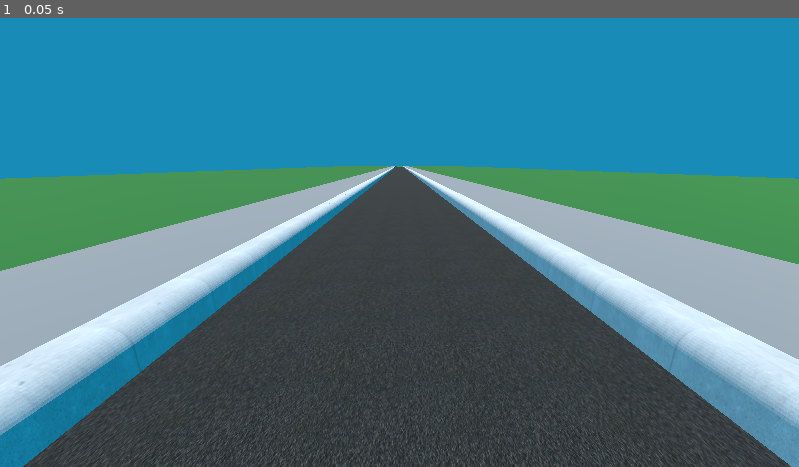
Above: before the commit, frame 1.
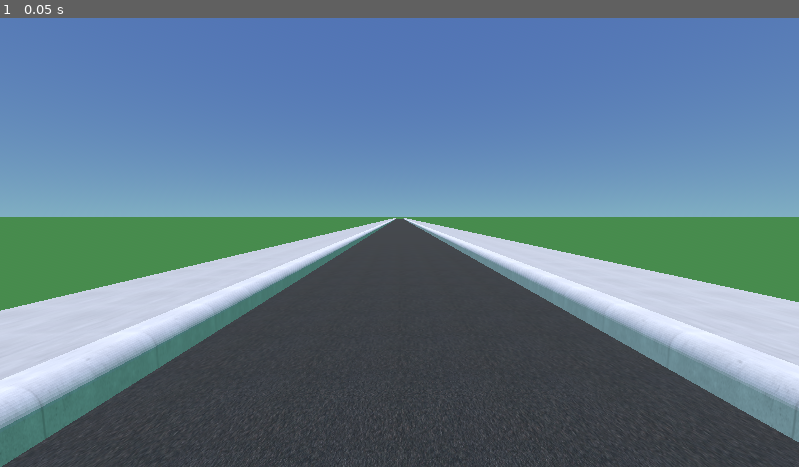
Above: after the commit, the same moment.

Repository: kierandrewett/8.2-driving
Game: Godot game, scene res://maps/dg_01.tscn
The game is run twice, just before and just after one commit, with the same random seed, the same clock (stepped at 60 frames per second) and the same inputs.
Inputs:
- Up to frame 1 (0.05 s): no input

The runs differ from the first frame. In frame 1, 67% of the frame differs, in the area x 0-100%, y 0-100%.

Commit message:
🚧 Add sky and pavement

Diff:
--- a/maps/dg_01.tscn
+++ b/maps/dg_01.tscn
@@ -1,11 +1,24 @@
-[gd_scene load_steps=11 format=3 uid="uid://bkwgnut0jj87f"]
+[gd_scene load_steps=13 format=3 uid="uid://bkwgnut0jj87f"]
 
-[ext_resource type="Texture2D" uid="uid://doooo4ort24hu" path="res://textures/asphalt.png" id="1_txrxv"]
+[ext_resource type="Texture2D" uid="uid://culk3omrqr6ow" path="res://textures/asphalt.png" id="1_txrxv"]
 [ext_resource type="Texture2D" uid="uid://chl6dctidprwf" path="res://textures/pavement-curb.png" id="1_wjyya"]
+[ext_resource type="Material" uid="uid://b16ueay5pqsll" path="res://materials/pavement.tres" id="2_kpmvj"]
+
+[sub_resource type="ProceduralSkyMaterial" id="ProceduralSkyMaterial_7dmvi"]
+sky_top_color = Color(0.309804, 0.443137, 0.705882, 1)
+sky_horizon_color = Color(0.501961, 0.686275, 0.764706, 1)
+ground_bottom_color = Color(0.282353, 0.54902, 0.301961, 1)
+ground_horizon_color = Color(0.278431, 0.545098, 0.301961, 1)
+ground_curve = 1.0
+
+[sub_resource type="Sky" id="Sky_ynmfm"]
+sky_material = SubResource("ProceduralSkyMaterial_7dmvi")
+radiance_size = 2
 
 [sub_resource type="Environment" id="Environment_jpa6x"]
-background_mode = 1
+background_mode = 2
 background_color = Color(0.0941176, 0.54902, 0.713726, 1)
+sky = SubResource("Sky_ynmfm")
 
 [sub_resource type="StandardMaterial3D" id="StandardMaterial3D_7qeya"]
 albedo_texture = ExtResource("1_txrxv")
@@ -14,9 +27,6 @@
 
 [sub_resource type="StandardMaterial3D" id="StandardMaterial3D_ibq5o"]
 albedo_color = Color(0.211765, 0.482353, 0.235294, 1)
-
-[sub_resource type="StandardMaterial3D" id="StandardMaterial3D_1jn3f"]
-albedo_color = Color(0.603922, 0.603922, 0.603922, 1)
 
 [sub_resource type="StandardMaterial3D" id="StandardMaterial3D_ey2vg"]
 
@@ -60,26 +70,29 @@
 [node name="WorldEnvironment" type="WorldEnvironment" parent="."]
 environment = SubResource("Environment_jpa6x")
 
-[node name="DirectionalLight3D" type="DirectionalLight3D" parent="WorldEnvironment"]
+[node name="Viewport" type="Node" parent="."]
+
+[node name="DirectionalLight3D" type="DirectionalLight3D" parent="Viewport"]
 transform = Transform3D(0.559807, -0.825428, -0.0726918, -0.270113, -0.264715, 0.925724, -0.783361, -0.498592, -0.371148, 0, 10.463, 0)
 
-[node name="Camera3D" type="Camera3D" parent="."]
-transform = Transform3D(1, 0, 0, 0, 0.965926, 0.258819, 0, -0.258819, 0.965926, 0, 1.62518, 0)
+[node name="Camera3D" type="Camera3D" parent="Viewport"]
+transform = Transform3D(1, 0, 0, 0, 0.996195, 0.0871557, 0, -0.0871557, 0.996195, 0.5, 1.625, 0)
 
 [node name="Road" type="CSGBox3D" parent="."]
 transform = Transform3D(1, 0, 0, 0, 1, 0, 0, 0, 1, 0, 0.001, -125.805)
-size = Vector3(4.4578, 0.001, 251.124)
+size = Vector3(9.458, 0.001, 251.124)
 material = SubResource("StandardMaterial3D_7qeya")
 
 [node name="Grass" type="CSGBox3D" parent="."]
 transform = Transform3D(1, 0, 0, 0, 1, 0, 0, 0, 1, 0, 0, -153.188)
+visible = false
 size = Vector3(92.1732, 0.001, 306.571)
 material = SubResource("StandardMaterial3D_ibq5o")
 
 [node name="PavementL" type="CSGBox3D" parent="."]
 transform = Transform3D(1, 0, 0, 0, 1, 0, 0, 0, 1, -3.483, 0.25, -127.184)
 size = Vector3(2.501, 0.3, 253.633)
-material = SubResource("StandardMaterial3D_1jn3f")
+material = ExtResource("2_kpmvj")
 metadata/_edit_group_ = true
 
 [node name="Cube2" type="MeshInstance3D" parent="PavementL"]
@@ -89,9 +102,9 @@
 surface_material_override/0 = SubResource("StandardMaterial3D_p03fu")
 
 [node name="PavementR" type="CSGBox3D" parent="."]
-transform = Transform3D(1, 0, 0, 0, 1, 0, 0, 0, 1, 3.8, 0.25, -127.184)
+transform = Transform3D(1, 0, 0, 0, 1, 0, 0, 0, 1, 5, 0.25, -126.936)
 size = Vector3(2.501, 0.3, 253.633)
-material = SubResource("StandardMaterial3D_1jn3f")
+material = ExtResource("2_kpmvj")
 metadata/_edit_group_ = true
 
 [node name="Cube2" type="MeshInstance3D" parent="PavementR"]
--- /dev/null
+++ b/materials/pavement.tres
@@ -0,0 +1,9 @@
+[gd_resource type="StandardMaterial3D" load_steps=2 format=3 uid="uid://b16ueay5pqsll"]
+
+[ext_resource type="Texture2D" uid="uid://chl6dctidprwf" path="res://textures/pavement-curb.png" id="1_xy1hh"]
+
+[resource]
+albedo_color = Color(0.858824, 0.858824, 0.858824, 1)
+albedo_texture = ExtResource("1_xy1hh")
+uv1_triplanar = true
+uv1_world_triplanar = true
Binary file added: textures/sky.png
Not shown, added: textures/sky.png.import
